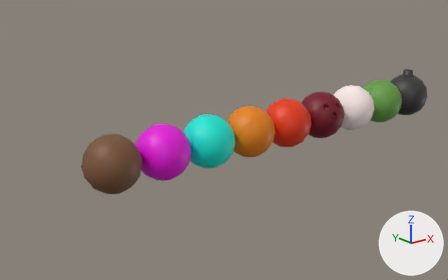
Renders of the Blender file Assets/03_Models/Balls.blend from each side of a commit.
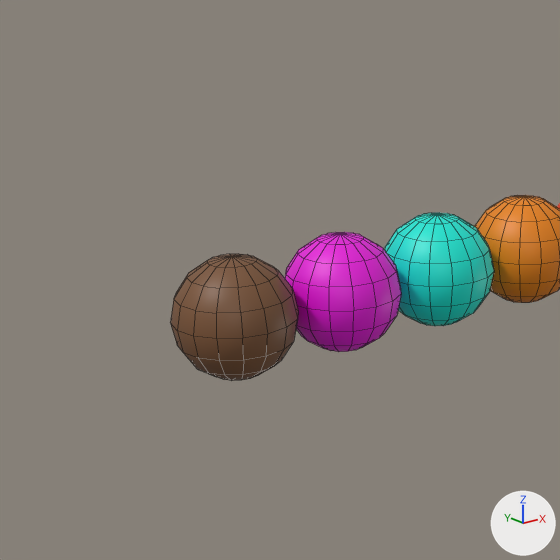
Each version is shown whole from a 50 mm lens placed at (-10.61, -8.72, 3.44), pointed at (-3.24, 0.49, -0.24), then close up on the part from 0% to 60% of the width and 5% to 100% of the height. The lights are fixed; the arrows at lower right show +X, +Y and +Z. The close-ups show mesh edges as thin lines.

The scene before the commit, as lines of its bpy script (objects in view):
```python
me_sphere_005 = bpy.data.meshes.new('Sphere.005')
me_sphere_005.from_pydata(...)  # a UV sphere (16 segments, 8 rings, poles along z) spanning x -0.5..0.5, y -0.5..0.5, z -0.5..0.5
me_sphere_005.polygons.foreach_set('use_smooth', [True] * 128)
me_sphere_005.materials.append(mat_lava)  # orange #e78200
me_sphere_007 = bpy.data.meshes.new('Sphere.007')
me_sphere_007.from_pydata(...)  # a UV sphere (16 segments, 8 rings, poles along z) spanning x -0.5..0.5, y -0.5..0.5, z -0.5..0.5
me_sphere_007.polygons.foreach_set('use_smooth', [True] * 128)
me_sphere_007.materials.append(mat_fairy)  # pink #e700db
me_sphere_008 = bpy.data.meshes.new('Sphere.008')
me_sphere_008.from_pydata(...)  # a UV sphere (16 segments, 8 rings, poles along z) spanning x -0.5..0.5, y -0.5..0.5, z -0.5..0.5
me_sphere_008.polygons.foreach_set('use_smooth', [True] * 128)
me_sphere_008.materials.append(mat_giant)  # brown #7b5335
ob_fairy = bpy.data.objects.new('Fairy', me_sphere_007)
ob_fairy.location = (-5.0, 0.0, 0.0)
ob_giant = bpy.data.objects.new('Giant', me_sphere_008)
ob_giant.location = (-6.0, 0.0, 0.0)
ob_lava = bpy.data.objects.new('Lava', me_sphere_005)
ob_lava.location = (-3.0, 0.0, 0.0)
# also in view: 'Ice' at (-4.0, 0.0, 0.0)
```
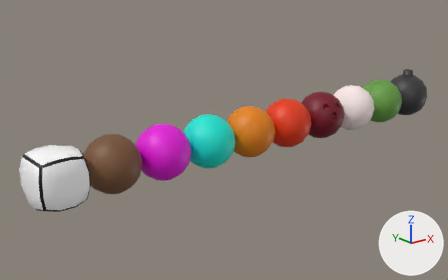
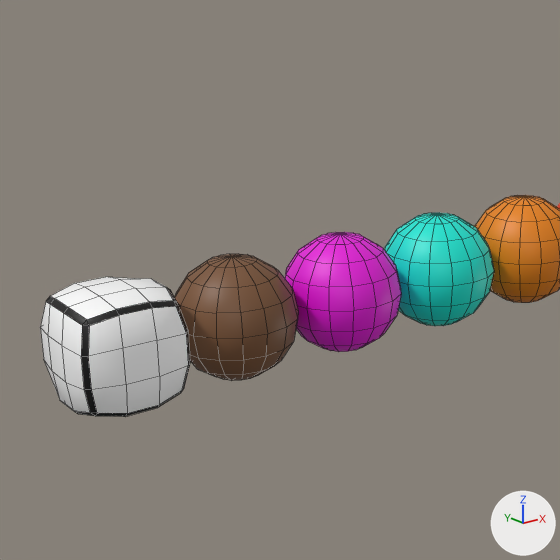
What differs and where, as boxes [x1, y1, x2, y2] in the close-ups (560 x 560 px):
'Dice', added: after [40, 277, 190, 417]
    faces in mat_dice (white #ffffff): [40, 277, 188, 413]
    faces in mat_diceblack (black #000000): [46, 287, 190, 417]

What changed in the scene script:
```text
Add mat_diceblack:
    mat_diceblack = principled_material('DiceBlack')
    mat_diceblack.base_color = (0.0, 0.0, 0.0)  # black #000000
Add mat_dice:
    mat_dice = principled_material('Dice')
    mat_dice.base_color = (1.0, 1.0, 1.0)  # white #ffffff
Add me_sphere_009:
    me_sphere_009.from_pydata(...)  # 96 vertices, 98 faces; spans x -0.447..0.447, y -0.447..0.447, z -0.447..0.447
    me_sphere_009.polygons.foreach_set('use_smooth', [True] * 98)
    # faces by material slot: [54, 44]
    me_sphere_009.materials.append(mat_dice)  # white #ffffff
    me_sphere_009.materials.append(mat_diceblack)  # black #000000
Add ob_dice:
    ob_dice = bpy.data.objects.new('Dice', me_sphere_009)
    ob_dice.location = (-7.0, 0.0, 0.0)
```
